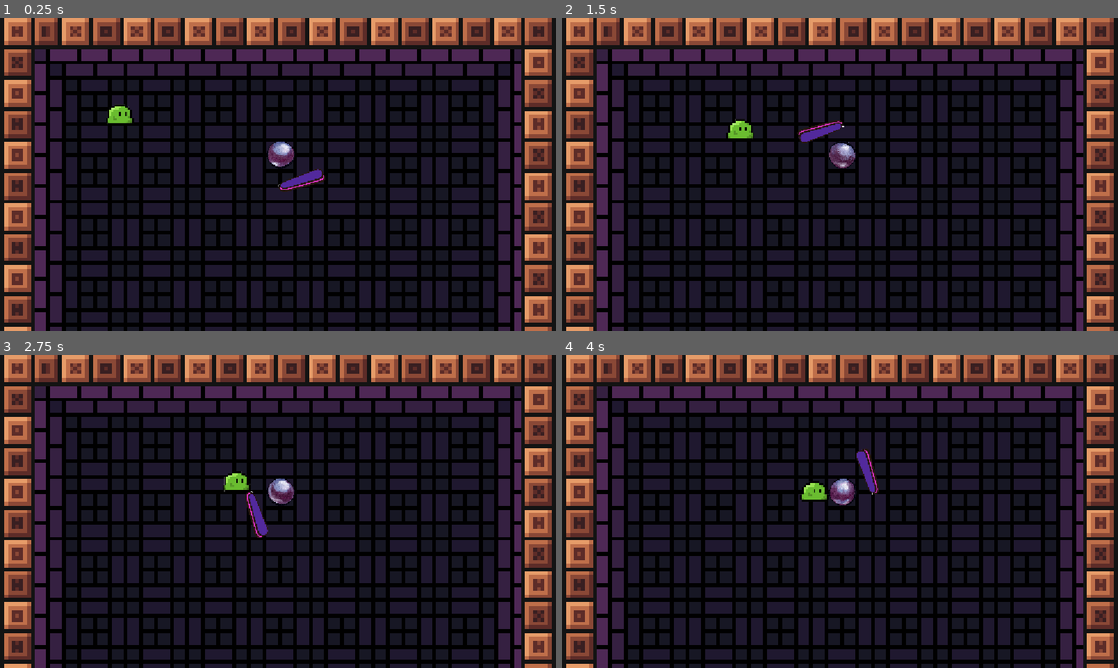
Above: before the commit, frames 1-4 (two rows, left to right).
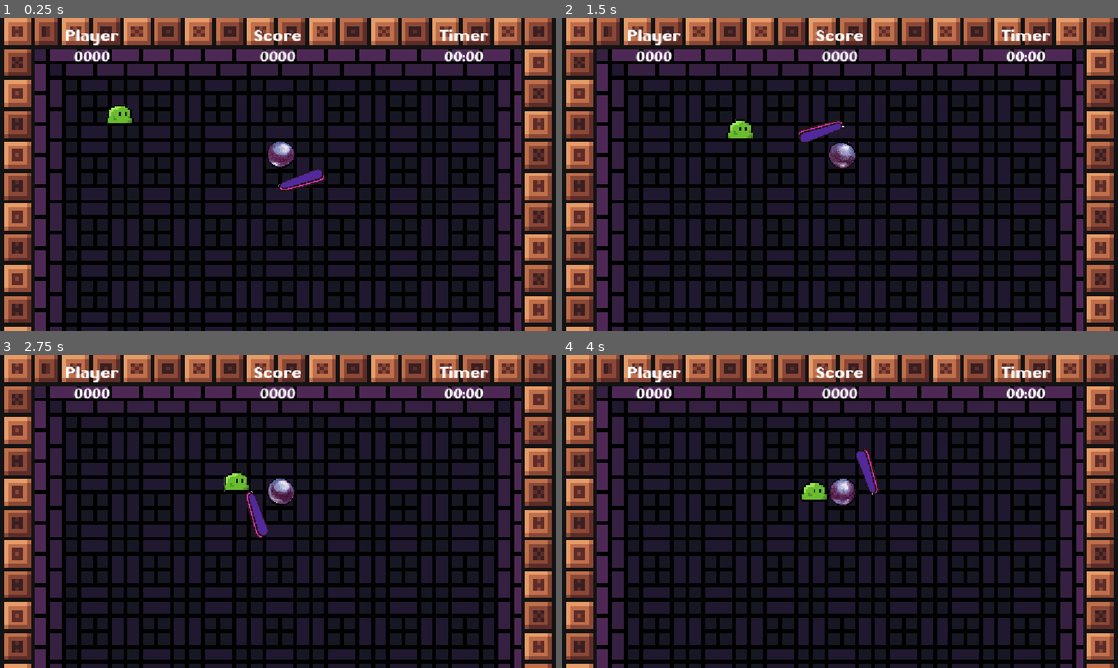
Above: after the commit, the same moments.

Repository: Edu-Dev12/Pinball_Survivor
Game: Godot game, scene res://Scenes/Level/Manager/game_manager.tscn
The game is run twice, just before and just after one commit, with the same random seed, the same clock (stepped at 60 frames per second) and the same inputs.
Inputs:
- Up to frame 1 (0.25 s): no input
- Up to frame 2 (1.5 s): hold D (Right) 0.53-1.28 s; hold S (Down) from 1.28 s (still down)
- Up to frame 3 (2.75 s): release S (Down) at 2.03 s; hold D (Right) from 2.03 s (still down)
- Up to frame 4 (4 s): release D (Right) at 2.78 s; hold W (Up) 2.78-3.53 s; hold A (Left) from 3.53 s (still down)

The runs differ from the first frame. In frame 1, 1.0% of the frame differs, in the area x 11-88%, y 3-14%; in frame 2, 1.0%; in frame 3, 1.0%; in frame 4, 1.0%.

Commit message:
UI básica

Diff:
--- /dev/null
+++ b/rhythm-game/Scenes/UI/ui.tscn
@@ -0,0 +1,117 @@
+[gd_scene format=3 uid="uid://chgd83msiecgj"]
+
+[ext_resource type="FontFile" uid="uid://mfxvgdgfyh7a" path="res://Assets/Fonts/gilgongo.regular.ttf" id="1_ahcct"]
+
+[node name="UI" type="CanvasLayer" unique_id=726586338]
+
+[node name="UI Controller" type="Control" parent="." unique_id=1155357725]
+layout_mode = 3
+anchors_preset = 15
+anchor_right = 1.0
+anchor_bottom = 1.0
+grow_horizontal = 2
+grow_vertical = 2
+
+[node name="UI" type="Control" parent="UI Controller" unique_id=324717189]
+layout_mode = 1
+anchors_preset = 15
+anchor_right = 1.0
+anchor_bottom = 1.0
+grow_horizontal = 2
+grow_vertical = 2
+
+[node name="MarginContainer" type="MarginContainer" parent="UI Controller/UI" unique_id=425369471]
+layout_mode = 1
+anchors_preset = -1
+anchor_right = 1.0
+anchor_bottom = 0.156
+offset_bottom = -0.088005066
+grow_horizontal = 2
+theme_override_constants/margin_top = 15
+
+[node name="HBoxContainer" type="HBoxContainer" parent="UI Controller/UI/MarginContainer" unique_id=1130467898]
+layout_mode = 2
+
+[node name="Player" type="Control" parent="UI Controller/UI/MarginContainer/HBoxContainer" unique_id=294082661]
+layout_mode = 2
+size_flags_horizontal = 3
+
+[node name="VBoxContainer" type="VBoxContainer" parent="UI Controller/UI/MarginContainer/HBoxContainer/Player" unique_id=862588738]
+layout_mode = 1
+anchors_preset = 5
+anchor_left = 0.5
+anchor_right = 0.5
+offset_left = -33.0
+offset_right = 33.0
+offset_bottom = 86.0
+grow_horizontal = 2
+
+[node name="PlayerLabel" type="Label" parent="UI Controller/UI/MarginContainer/HBoxContainer/Player/VBoxContainer" unique_id=1803110803]
+layout_mode = 2
+theme_override_fonts/font = ExtResource("1_ahcct")
+theme_override_font_sizes/font_size = 30
+text = "Player"
+
+[node name="HP" type="Label" parent="UI Controller/UI/MarginContainer/HBoxContainer/Player/VBoxContainer" unique_id=597830291]
+layout_mode = 2
+theme_override_fonts/font = ExtResource("1_ahcct")
+theme_override_font_sizes/font_size = 25
+text = "0000"
+horizontal_alignment = 1
+vertical_alignment = 1
+
+[node name="Score" type="Control" parent="UI Controller/UI/MarginContainer/HBoxContainer" unique_id=984627844]
+layout_mode = 2
+size_flags_horizontal = 3
+
+[node name="VBoxContainer" type="VBoxContainer" parent="UI Controller/UI/MarginContainer/HBoxContainer/Score" unique_id=1534280887]
+layout_mode = 1
+anchors_preset = 5
+anchor_left = 0.5
+anchor_right = 0.5
+offset_left = -33.0
+offset_right = 33.0
+offset_bottom = 86.0
+grow_horizontal = 2
+
+[node name="ScoreLabel" type="Label" parent="UI Controller/UI/MarginContainer/HBoxContainer/Score/VBoxContainer" unique_id=784647452]
+layout_mode = 2
+theme_override_fonts/font = ExtResource("1_ahcct")
+theme_override_font_sizes/font_size = 30
+text = "Score"
+
+[node name="ScorePoints" type="Label" parent="UI Controller/UI/MarginContainer/HBoxContainer/Score/VBoxContainer" unique_id=447686646]
+layout_mode = 2
+theme_override_fonts/font = ExtResource("1_ahcct")
+theme_override_font_sizes/font_size = 25
+text = "0000"
+horizontal_alignment = 1
+vertical_alignment = 1
+
+[node name="Timer" type="Control" parent="UI Controller/UI/MarginContainer/HBoxContainer" unique_id=846181602]
+layout_mode = 2
+size_flags_horizontal = 3
+
+[node name="VBoxContainer" type="VBoxContainer" parent="UI Controller/UI/MarginContainer/HBoxContainer/Timer" unique_id=698485526]
+layout_mode = 1
+anchors_preset = 5
+anchor_left = 0.5
+anchor_right = 0.5
+offset_left = -33.0
+offset_right = 33.0
+offset_bottom = 86.0
+grow_horizontal = 2
+
+[node name="TimerLabel" type="Label" parent="UI Controller/UI/MarginContainer/HBoxContainer/Timer/VBoxContainer" unique_id=2096805837]
+layout_mode = 2
+theme_override_fonts/font = ExtResource("1_ahcct")
+theme_override_font_sizes/font_size = 30
+text = "Timer"
+
+[node name="TimerCountdown" type="Label" parent="UI Controller/UI/MarginContainer/HBoxContainer/Timer/VBoxContainer" unique_id=1338252964]
+layout_mode = 2
+theme_override_fonts/font = ExtResource("1_ahcct")
+theme_override_font_sizes/font_size = 25
+text = "00:00"
+horizontal_alignment = 1
+vertical_alignment = 1
--- a/rhythm-game/project.godot
+++ b/rhythm-game/project.godot
@@ -24,6 +24,7 @@
 AudioManager="*uid://biimlykjoq3x0"
 Global="*uid://1jqdj4y776tq"
 SignalManager="*uid://dw3fukwpg6503"
+Ui="*uid://chgd83msiecgj"
 
 [display]
 
Binary file added: rhythm-game/Assets/Fonts/PinballWhizNF.ttf
Not shown, added: rhythm-game/Assets/Fonts/PinballWhizNF.ttf.import
Binary file added: rhythm-game/Assets/Fonts/gilgongo.regular.ttf
Not shown, added: rhythm-game/Assets/Fonts/gilgongo.regular.ttf.import
